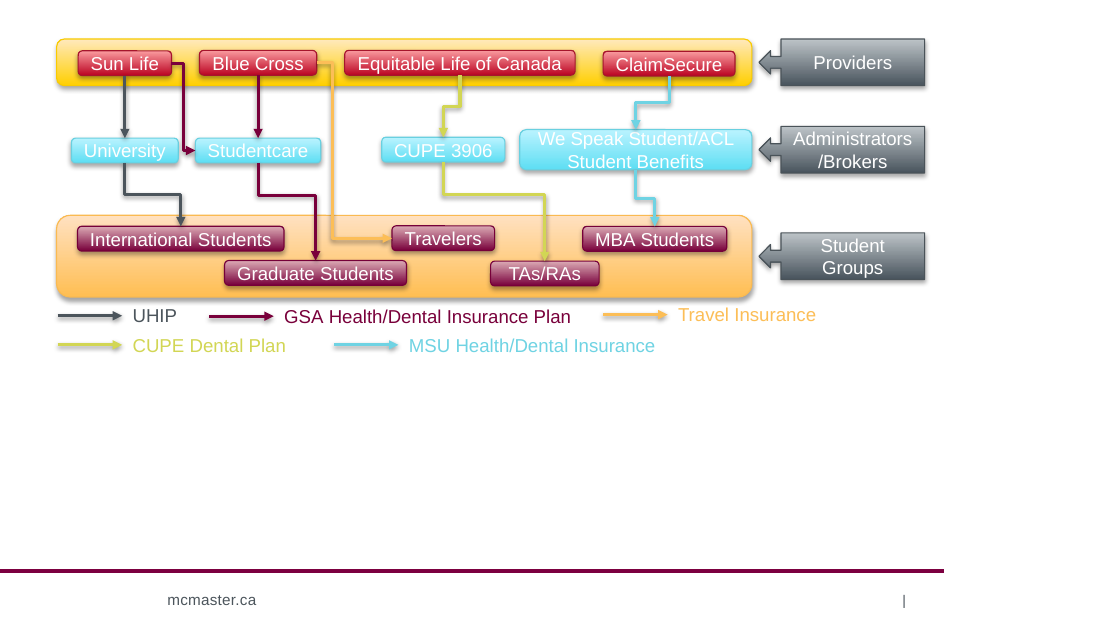
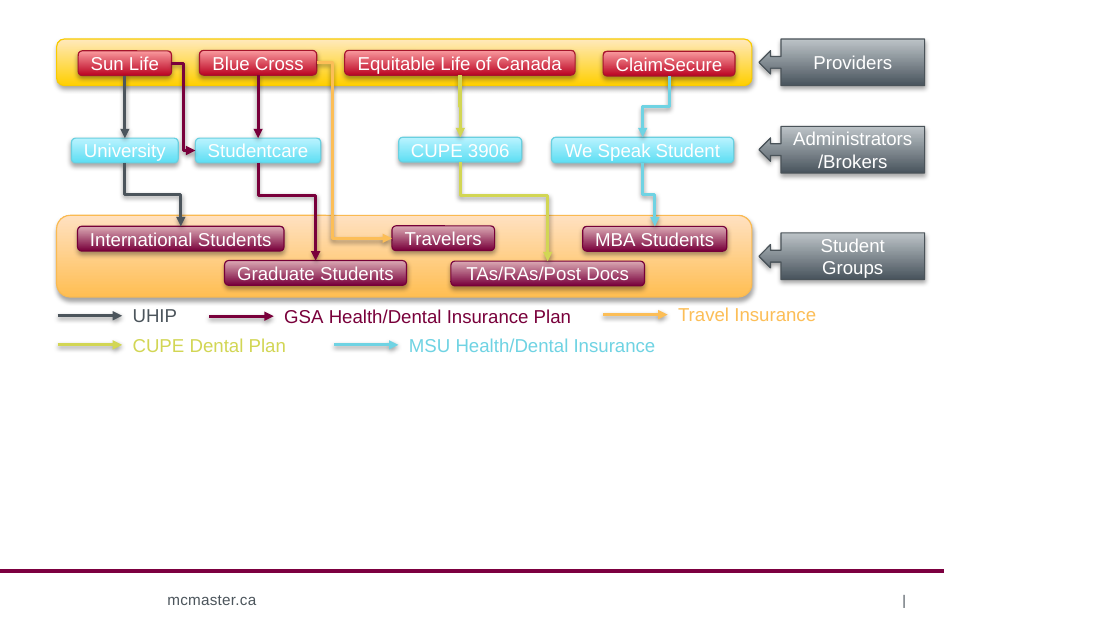
Before and after one commit to zhaowei19920524/McMasterGradStuManual, a slide deck: slide 1 of docs/resource/Insurance/Figures.pptx. Drawn at 1120x630 pixels with LibreOffice and Linux fonts; fonts in the diff are those of the drawing; background and template pictures are left out. Boxes give left, top, right and bottom in pixels: in the first picture for what was removed or moved away, otherwise in the second. Text is boxed around its words. In the diff, an @@ line names an element or a change of style, - is before the commit and + after.

```diff
--- a/docs/resource/Insurance/Figures.pptx
+++ b/docs/resource/Insurance/Figures.pptx
@@ elbow arrow moved from (460, 75) - (444, 138) to (460, 75) - (460, 138) @@
@@ elbow arrow moved from (669, 76) - (636, 130) to (669, 76) - (643, 138) @@
@@ rounded rectangle "CUPE 3906": place and size @@
-rounded rectangle "CUPE 3906" at (382, 138, 505, 162)
+rounded rectangle "CUPE 3906" at (399, 138, 522, 162)
@@ rounded rectangle "We Speak Student": place and size @@
-rounded rectangle "We Speak Student" at (520, 130, 752, 170)
+rounded rectangle "We Speak Student" at (551, 138, 734, 164)
@@ text in rounded rectangle at (565, 143, 720, 162): text changed @@
-We Speak Student/ACL Student Benefits
+We Speak Student
@@ elbow arrow moved from (444, 162) - (544, 261) to (460, 162) - (548, 261) @@
@@ elbow arrow moved from (636, 170) - (655, 226) to (643, 164) - (655, 226) @@
@@ rounded rectangle "TAs/RAs/Post Docs": place and size @@
-rounded rectangle "TAs/RAs/Post Docs" at (491, 261, 599, 286)
+rounded rectangle "TAs/RAs/Post Docs" at (451, 261, 645, 286)
@@ text in rounded rectangle at (466, 266, 628, 285): text changed @@
-TAs/RAs
+TAs/RAs/Post Docs
```
Also in this commit, not shown: 2 other files.
